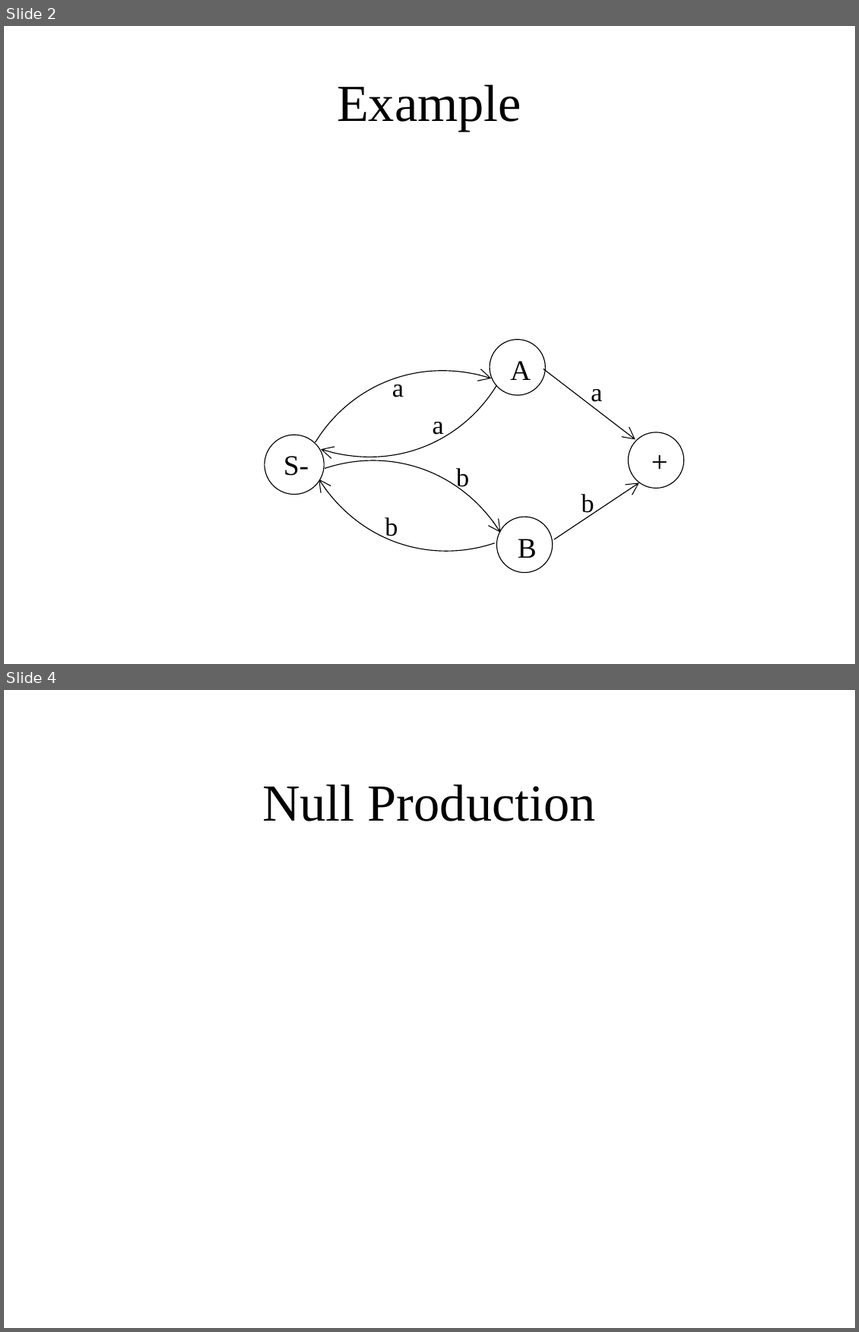
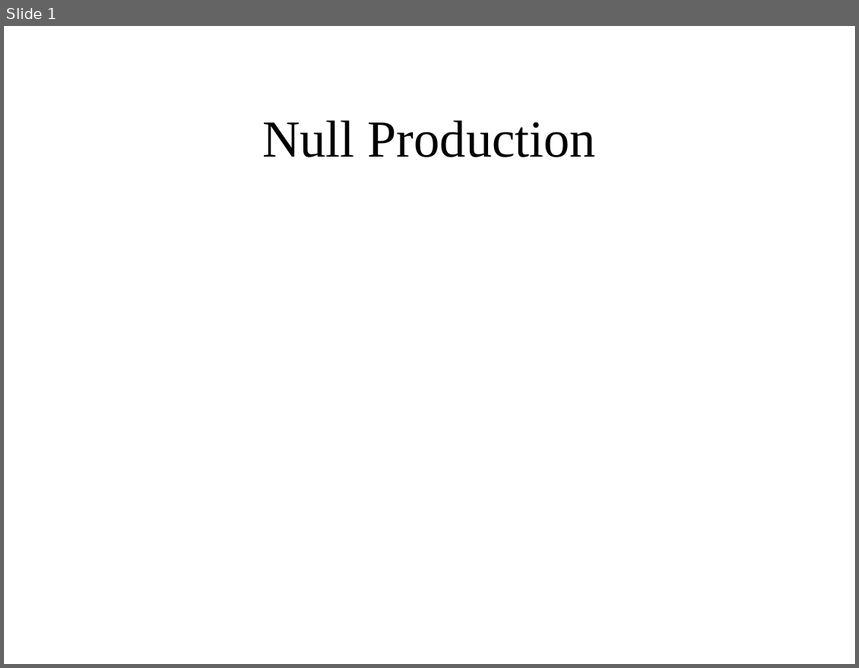
Before and after one commit to bamboat3/toa, a slide deck: Lesson 35.pptx. Shown one above the other, each under a label of ours: slides 2 and 4 before the commit, slide 1 after it; the slides between them are not shown. The pictures are 859x1332 and 859x668 pixels, drawn with LibreOffice and Linux fonts; fonts in the diff are those of the drawing; grey boxes stand for pictures. Boxes give left, top, right and bottom in pixels: in the first picture for what was removed or moved away, otherwise in the second. Text is boxed around its words. In the diff, an @@ line names an element or a change of style, - is before the commit and + after.

```diff
--- a/Lesson 35.pptx
+++ b/Lesson 35.pptx
@@ slide 2 removed at (x1=4, y1=26, x2=855, y2=664), background #FFFFFF @@
@@ title removed at (x1=337, y1=85, x2=522, y2=131) @@
-Example
@@ group removed at (x1=256, y1=332, x2=730, y2=588): 10 texts, 4 ellipses, 4 freeform shapes, 2 arrows @@
-a
-S-
-A
-B
-a
-a
-b
-b
-b
-+
@@ what was slide 4 is now slide 1 @@
```
Also in this commit, not shown: 3 slides added, 2 other slides removed.
